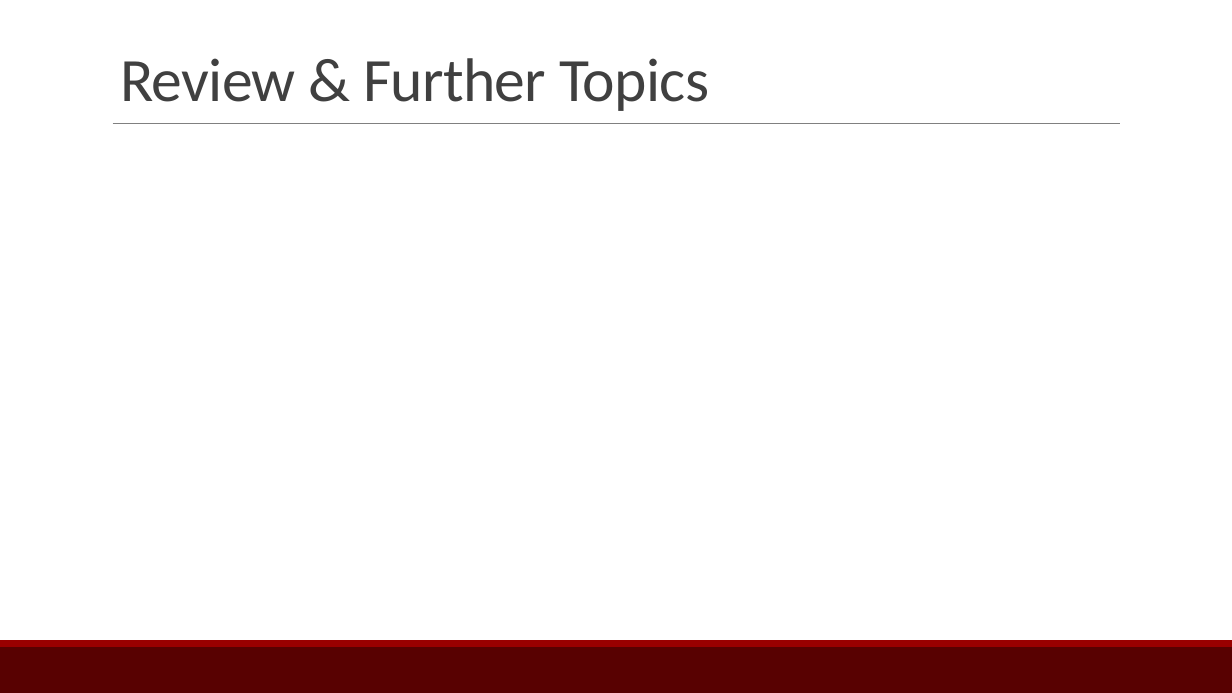
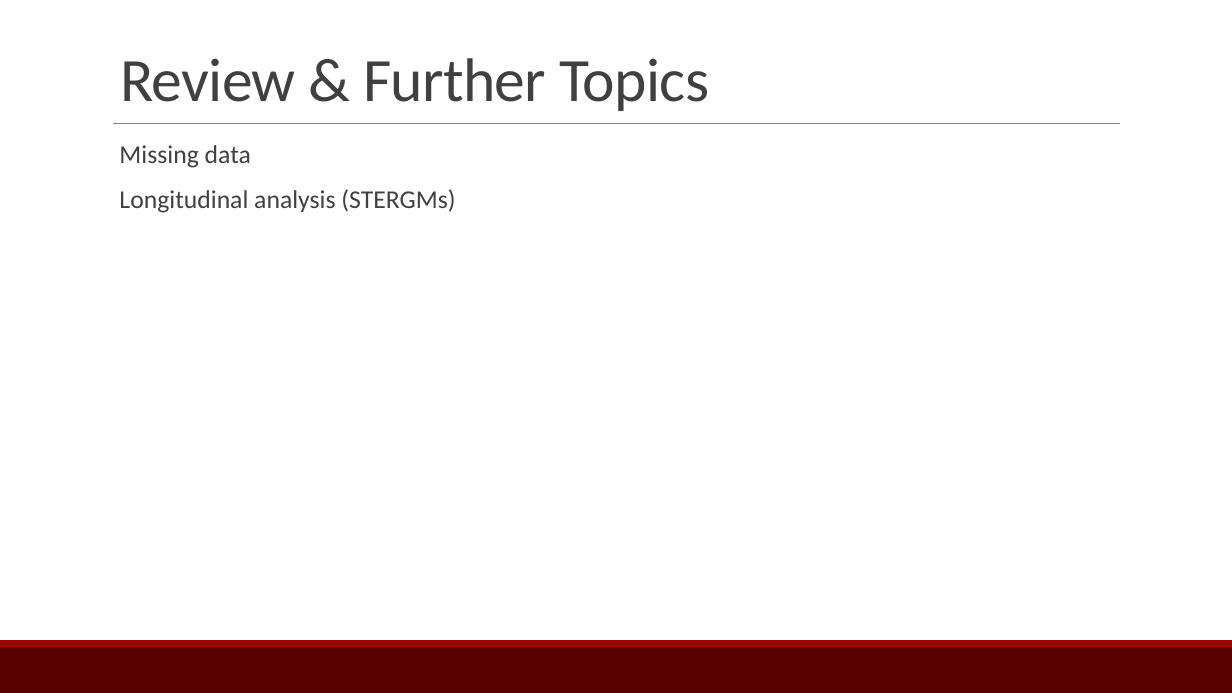
Before and after one commit to ebey/sunbelt2015, a slide deck: slide 34 of statnetWeb_slides.pptx (slide 27 before the commit). Drawn at 1232x693 pixels with LibreOffice and Linux fonts; fonts in the diff are those of the drawing. Boxes give left, top, right and bottom in pixels: in the first picture for what was removed or moved away, otherwise in the second. Text is boxed around its words. In the diff, an @@ line names an element or a change of style, - is before the commit and + after.

```diff
--- a/statnetWeb_slides.pptx
+++ b/statnetWeb_slides.pptx
@@ text added at [119,145,455,213], 20 pt, text #404040 @@
+  Missing data
+  Longitudinal analysis (STERGMs)
```
Also in this commit, not shown: 15 other slides changed, 9 slides added, 1 slide removed, 5 other files.
